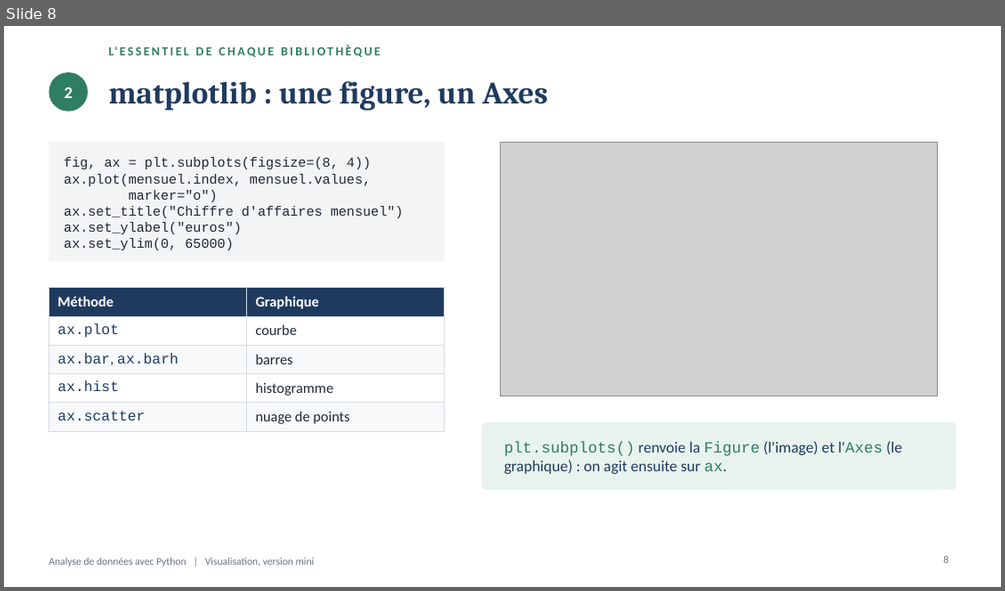
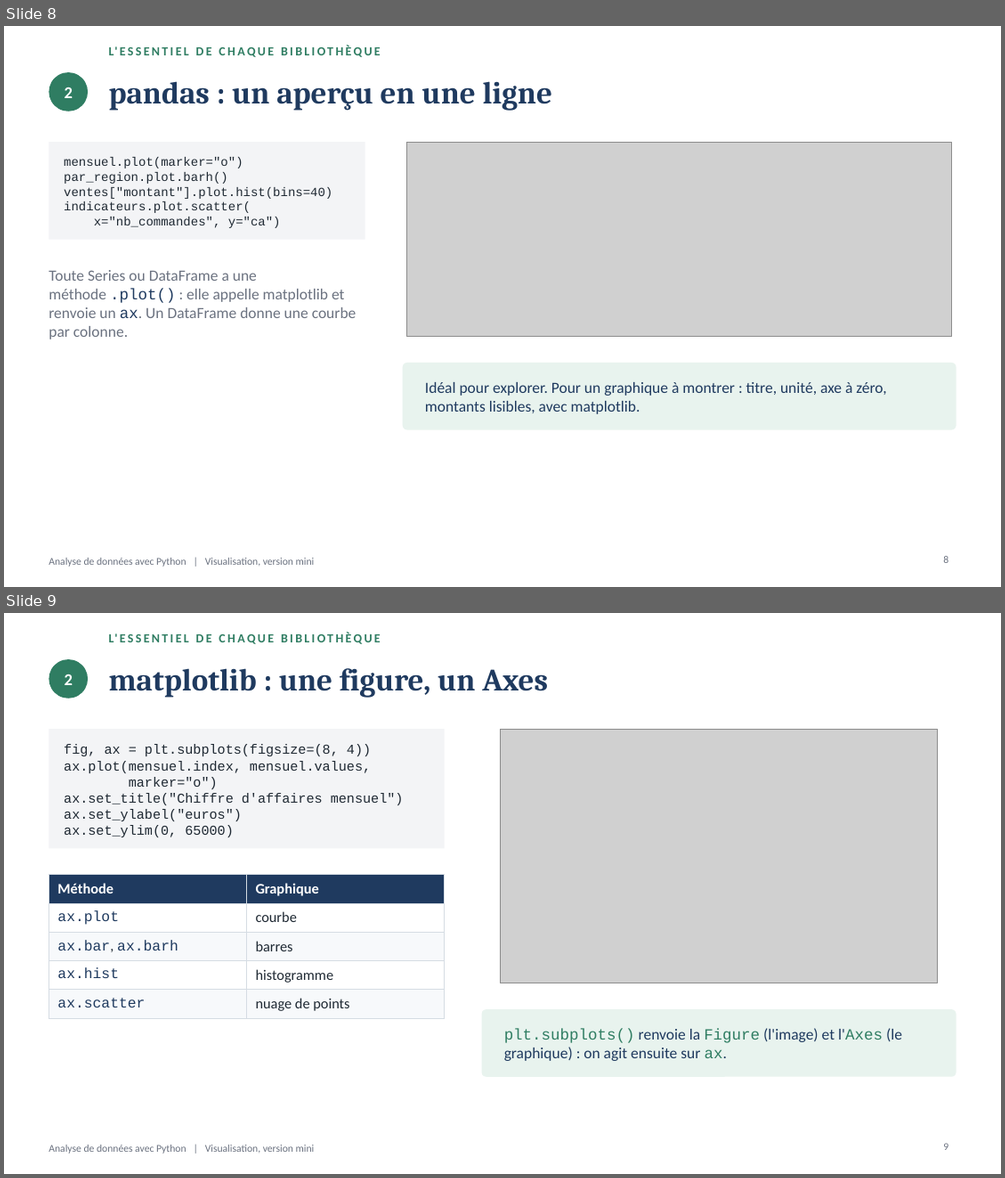
Before and after one commit to ardev2/formation-analyse-donnees-python, a slide deck: cours/04-jour2-apres-midi/visualisation-mini.pptx. Shown one above the other, each under a label of ours: slide 8 before the commit, slides 8 and 9 after it. The pictures are 1005x591 and 1005x1178 pixels, drawn with LibreOffice and Linux fonts; fonts in the diff are those of the drawing; grey boxes stand for pictures. Boxes give left, top, right and bottom in pixels: in the first picture for what was removed or moved away, otherwise in the second. Text is boxed around its words. In the diff, an @@ line names an element or a change of style, - is before the commit and + after.

Commit message:
Update visualisation mini

```diff
--- a/cours/04-jour2-apres-midi/visualisation-mini.pptx
+++ b/cours/04-jour2-apres-midi/visualisation-mini.pptx
@@ slide 8 added at (x1=4, y1=26, x2=1001, y2=587), background #FFFFFF @@
@@ text added at (x1=109, y1=46, x2=118, y2=55), 12 pt, text #2F7D62, bold @@
+L'ESSENTIEL DE CHAQUE BIBLIOTHÈQUE
@@ ellipse added at (x1=48, y1=72, x2=88, y2=111), fill #2F7D62 @@
@@ text added at (x1=65, y1=87, x2=73, y2=98), 16 pt, text #FFFFFF, bold @@
+2
@@ text added at (x1=109, y1=81, x2=553, y2=111), 30 pt, text #1F3A5F, bold @@
+pandas : un aperçu en une ligne
@@ rectangle added at (x1=48, y1=142, x2=365, y2=239), fill #F3F4F6 @@
@@ text added at (x1=64, y1=157, x2=332, y2=228), 12 pt, text #1F2933 @@
+mensuel.plot(marker="o")
+par_region.plot.barh()
+ventes["montant"].plot.hist(bins=40)
+indicateurs.plot.scatter(
+x="nb_commandes", y="ca")
@@ picture added at (x1=407, y1=142, x2=952, y2=337) @@
@@ text added at (x1=48, y1=270, x2=356, y2=339), 15 pt, text #6B7280 @@
+Toute Series ou DataFrame a une méthode .plot() : elle appelle matplotlib et renvoie un ax. Un DataFrame donne une courbe par colonne.
@@ rounded rectangle added at (x1=403, y1=362, x2=956, y2=430), fill #E8F3EE @@
@@ text added at (x1=425, y1=382, x2=886, y2=414), 15 pt, text #1F3A5F @@
+Idéal pour explorer. Pour un graphique à montrer : titre, unité, axe à zéro, montants lisibles, avec matplotlib.
@@ text added at (x1=48, y1=557, x2=315, y2=566), 10 pt, text #6B7280 @@
+Analyse de données avec Python | Visualisation, version mini
@@ page number added at (x1=943, y1=556, x2=948, y2=563), 10 pt, text #6B7280 @@
+8
@@ what was slide 8 is now slide 9 @@
```
Also in this commit, not shown: 4 slides changed, 3 other files.
